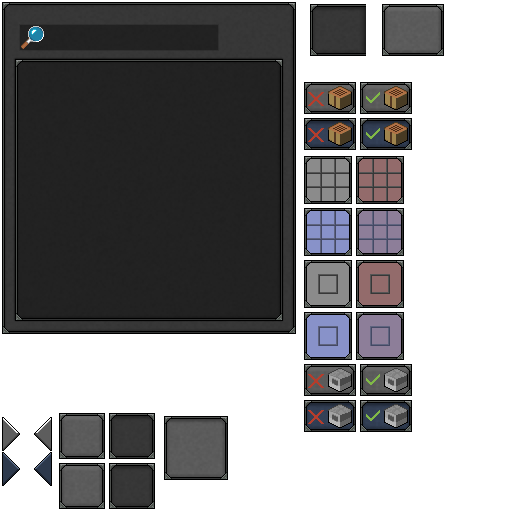
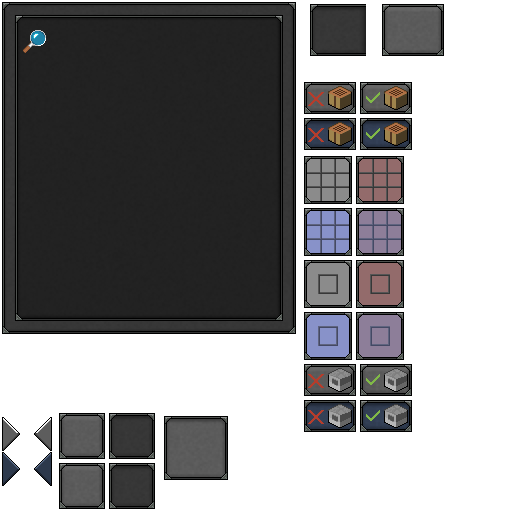
Two versions of the same layered image (512 x 512). Layer-by-layer changes:
painted on "Icons" (3rd of 3, in "Recipe Book" › "Main") over box(21, 26, 46, 53)
painted on "Outline" (3rd of 3, in "Recipe Book" › "Main") over box(15, 15, 283, 67)
removed layer "Search" from group "Main" over box(20, 26, 218, 50)
painted on "UI Embed" over box(15, 16, 283, 318)
painted on "UI BG" over box(15, 24, 219, 51)
